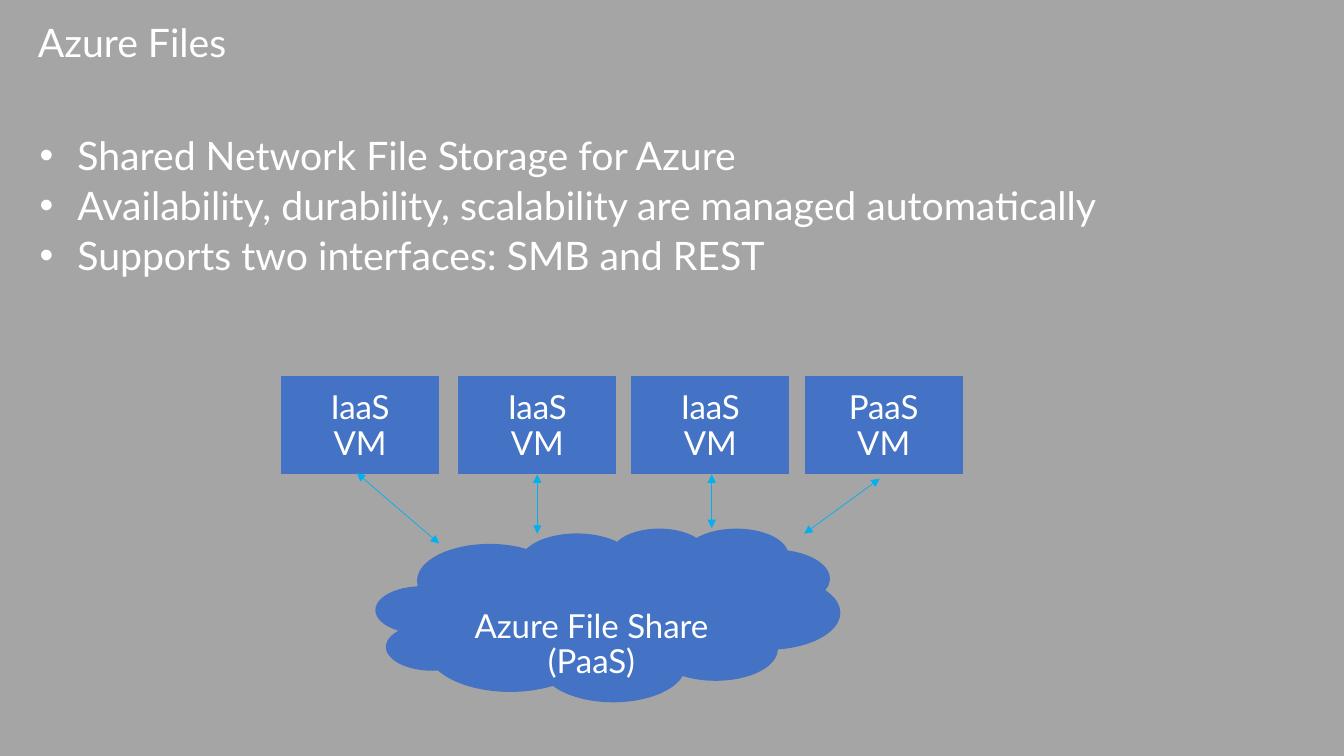
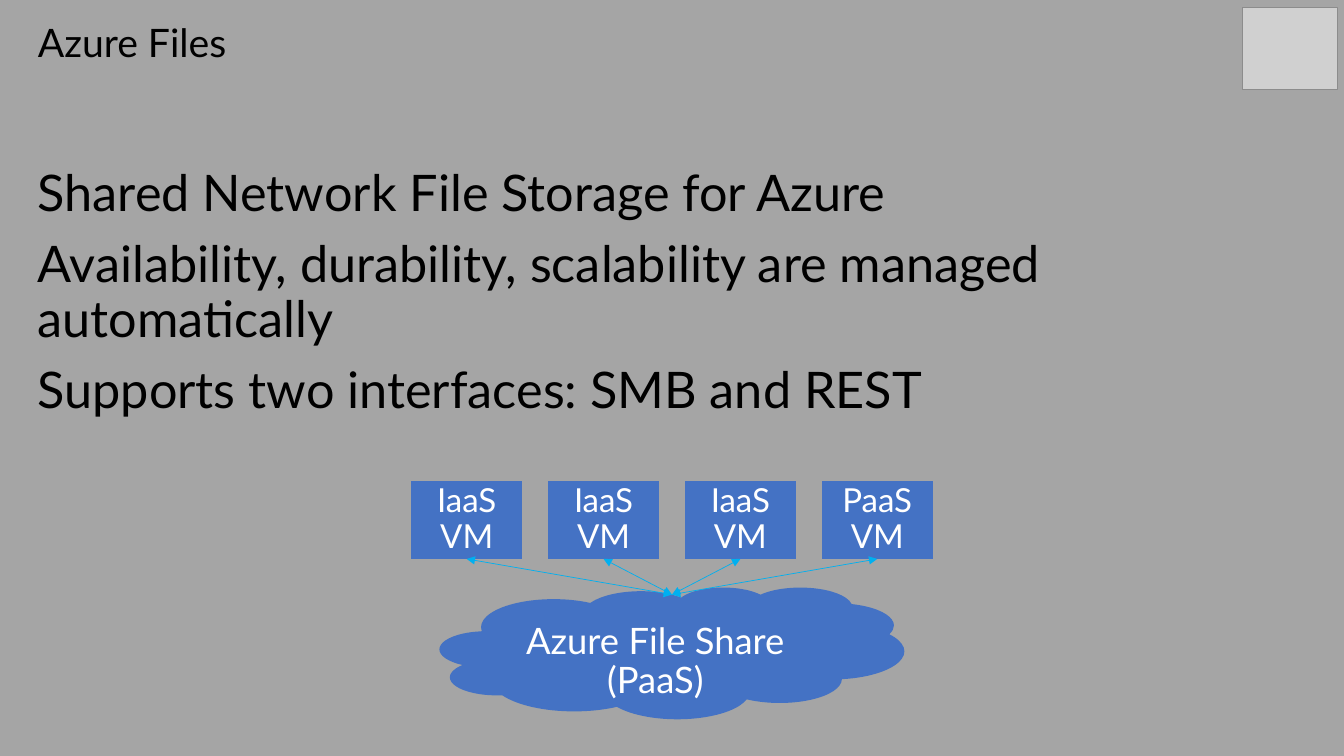
Before and after one commit to sack212/BasicAzureCamp, a slide deck: slide 40 of Data-Storage/Data-Storage.pptx (slide 38 before the commit). Drawn at 1344x756 pixels with LibreOffice and Linux fonts; fonts in the diff are those of the drawing; grey boxes stand for pictures. Boxes give left, top, right and bottom in pixels: in the first picture for what was removed or moved away, otherwise in the second. Text is boxed around its words. In the diff, an @@ line names an element or a change of style, - is before the commit and + after.

Commit message:
Continued to work on the Data-Storage slides. Added a demo for blob metadata.

```diff
--- a/Data-Storage/Data-Storage.pptx
+++ b/Data-Storage/Data-Storage.pptx
@@ title "Azure Files" at (x1=38, y1=28, x2=226, y2=58): text colour #FFFFFF to #000000 @@
@@ text "Shared Network File Storage for ..." moved from (x1=77, y1=141, x2=1096, y2=277) to (x1=38, y1=174, x2=1040, y2=417) @@
@@ text "Shared Network File Storage for ..." at (x1=38, y1=174, x2=1040, y2=417): size 28 to 36 pt, text colour #FFFFFF to #000000; bullet • to none; more space between paragraphs; vertical alignment top to middle @@
@@ picture added at (x1=1243, y1=7, x2=1338, y2=90) @@
@@ vertical alignment top to middle in 4 elements at (x1=822, y1=481, x2=933, y2=560), (x1=685, y1=481, x2=796, y2=560), (x1=548, y1=481, x2=659, y2=560), (x1=411, y1=481, x2=522, y2=560) @@
@@ rectangle "IaaS VM" resized from (x1=281, y1=376, x2=440, y2=475) to (x1=411, y1=481, x2=522, y2=560) @@
@@ rectangle "IaaS VM" resized from (x1=459, y1=376, x2=617, y2=475) to (x1=548, y1=481, x2=659, y2=560) @@
@@ rectangle "IaaS VM" resized from (x1=631, y1=376, x2=789, y2=475) to (x1=685, y1=481, x2=796, y2=560) @@
@@ rectangle "PaaS VM" resized from (x1=805, y1=376, x2=963, y2=475) to (x1=822, y1=481, x2=933, y2=560) @@
@@ double arrow moved from (357, 473) - (440, 543) to (467, 560) - (673, 595) @@
@@ double arrow moved from (537, 475) - (537, 533) to (604, 560) - (673, 595) @@
@@ double arrow moved from (880, 479) - (805, 533) to (877, 560) - (673, 595) @@
@@ double arrow moved from (712, 475) - (712, 528) to (741, 560) - (673, 595) @@
@@ cloud "Azure File Share" resized from (x1=376, y1=528, x2=841, y2=702) to (x1=440, y1=587, x2=904, y2=719) @@
@@ cloud "Azure File Share" at (x1=440, y1=587, x2=904, y2=719): size 23.5 to 26 pt @@
```
Also in this commit, not shown: 41 other slides changed, 13 slides added, 3 slides removed, 3 other files.
